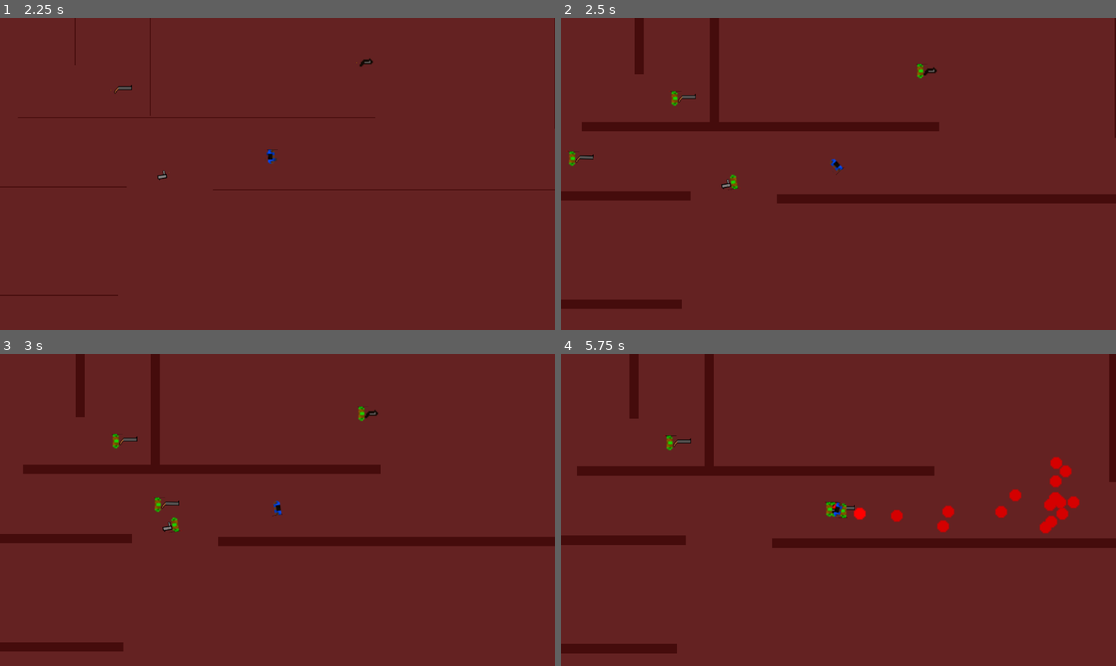
Above: before the commit, frames 1-4 (two rows, left to right).
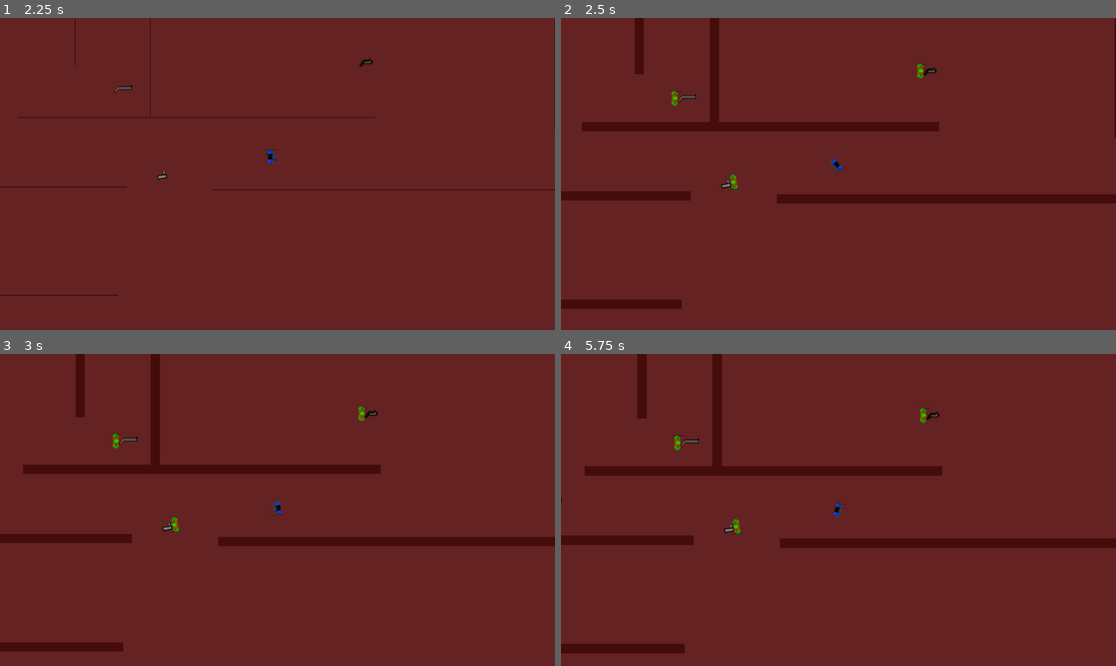
Above: after the commit, the same moments.

Repository: ArthurPesi/fundjogos
Game: Godot game, scene res://control.tscn
The game is run twice, just before and just after one commit, with the same random seed, the same clock (stepped at 60 frames per second) and the same inputs. Sound files missing from this copy of the repository are replaced by a short silence.
Inputs (mouse positions are in pixels of both pictures, inside the frame that each line leads up to):
- Up to frame 1 (2.25 s): click "Play" at 0.5 s; tap Enter at 1.25 s; move the mouse to (399, 158) at 1.27 s; tap Space (join_keyboard) at 1.35 s; click "ready" at 2 s
- Up to frame 2 (2.5 s): no input
- Up to frame 3 (3 s): move the mouse to (166, 525) at 2.77 s; tap Space (join_keyboard) at 2.85 s
- Up to frame 4 (5.75 s): move the mouse to (894, 441) at 3.52 s; tap Space (join_keyboard) at 3.6, 4.35, 5.1 s; move the mouse to (810, 572) at 4.27 s; move the mouse to (1005, 556) at 5.02 s

Frame 1 is identical in both runs. In frame 2, less than 0.1% of the frame differs, in the area x 1-6%, y 42-48%; in frame 3, less than 0.1%; in frame 4, 3.8%, in the area x 0-100%, y 0-96%.

Commit message:
smoothed split camera position

Diff:
--- a/enemies/enemy_parent.gd
+++ b/enemies/enemy_parent.gd
@@ -80,7 +80,7 @@
 			enter_aggro(player)
 
 func enter_aggro(aggro_target):
-	curr_state = constants.enemy_states.AGGRO
+	#curr_state = constants.enemy_states.AGGRO
 	target = aggro_target
 	vision_area.queue_free()
 	add_to_group("trigger_aggro")
--- a/levels/camera_1.gd
+++ b/levels/camera_1.gd
@@ -9,4 +9,4 @@
 	player_2 = world.players[1]
 
 func _process(delta: float) -> void:
-	position = lerp(player_1.position, player_2.position, -0.3)
+	position = player_1.position
--- a/levels/camera_2.gd
+++ b/levels/camera_2.gd
@@ -9,4 +9,4 @@
 	player_2 = world.players[1]
 
 func _process(delta: float) -> void:
-	position = lerp(player_2.position, player_1.position, -0.3)
+	position = player_2.position
--- a/levels/camera_main_multi.gd
+++ b/levels/camera_main_multi.gd
@@ -3,7 +3,7 @@
 @onready var player_2: CharacterBody2D = $"../Player2"
 @onready var world = $"../../.."
 var delta_pos: Vector2
-const MAX_DISTANCE := Vector2(250,100)
+const MAX_DISTANCE := Vector2(576,324)
 
 func _process(delta):
 	position = lerp(player_1.position, player_2.position, 0.5)
@@ -11,6 +11,6 @@
 	if (delta_pos.x > MAX_DISTANCE.x or delta_pos.y > MAX_DISTANCE.y) and world.get_active_camera() == constants.cameras.MAIN:
 		world.switch_to_split_multiplayer_cameras()
 		print("out of reach")
-	elif delta_pos.x < MAX_DISTANCE.x and delta_pos.y < MAX_DISTANCE.y and world.get_active_camera() == constants.cameras.SPLIT:
-		world.switch_to_main_multiplayer_camera()
-		print("within bounds")
+	#elif delta_pos.x < MAX_DISTANCE.x and delta_pos.y < MAX_DISTANCE.y and world.get_active_camera() == constants.cameras.SPLIT:
+		#world.switch_to_main_multiplayer_camera()
+		#print("within bounds")
--- a/levels/lvl_m_0.tscn
+++ b/levels/lvl_m_0.tscn
@@ -24,7 +24,6 @@
 render_target_update_mode = 4
 
 [node name="Camera2D" type="Camera2D" parent="MainViewport"]
-zoom = Vector2(3, 3)
 position_smoothing_enabled = true
 position_smoothing_speed = 3.0
 script = ExtResource("1_6g17r")
--- a/levels/multiplayer_cameras_container.gd
+++ b/levels/multiplayer_cameras_container.gd
@@ -1,19 +1,69 @@
 extends HBoxContainer
 @onready var camera_1: Camera2D = $SubViewportContainer1/SubViewport1/Camera1
 @onready var camera_2: Camera2D = $SubViewportContainer2/SubViewport2/Camera2
+@onready var sub_viewport_1: SubViewport = $SubViewportContainer1/SubViewport1
 
 @onready var world = get_parent()
 var player_1: CharacterBody2D
 var player_2: CharacterBody2D
+var viewport_width
+var window_half_size
+const PIOVERFOUR = PI / 4
+const THREEPIOVERFOUR = 3 * PIOVERFOUR
+const PIOVERTWO = PIOVERFOUR * 2
+const MIN_DISTANCE := Vector2(576,324)
+const MAX_DISTANCE := Vector2(776,424)
+const INTERVAL := MAX_DISTANCE - MIN_DISTANCE
 
 func _ready() -> void:
+	world.switch_to_split_multiplayer_cameras()
 	player_1 = world.players[0]
 	player_2 = world.players[1]
-	rotation = 1
+	pivot_offset = size / 2
+	window_half_size = Vector2(DisplayServer.window_get_size() / 2)
+	position = window_half_size - pivot_offset
+	viewport_width = sub_viewport_1.size.x
+
+func get_true_width(angle):
+	if angle < 0:
+		angle += PI * 2
+	var width_angle = lerp(window_half_size.x, window_half_size.y, sin(angle))
+	if angle >= 0 and angle < PIOVERFOUR:
+		return width_angle / cos(angle)
+	elif angle < PIOVERTWO:
+		return width_angle / cos(PIOVERTWO - angle)
+	elif angle < THREEPIOVERFOUR:
+		return width_angle / cos(angle - PIOVERTWO)
+	elif angle < PI:
+		return width_angle / cos(PI - angle)
+	return get_true_width(angle - PI)
 
 func _process(delta: float) -> void:
-	var diff = player_1.position - player_2.position
-	var angle = atan2(-diff.y, -diff.x)
+	var diff =  player_2.position - player_1.position
+	var angle = diff.angle()
 	rotation = angle
 	camera_1.global_rotation = angle
 	camera_2.global_rotation = angle
+	var p2_ang = diff.normalized()
+	var midpoint = lerp(player_1.position, player_2.position, 0.5)
+	#if abs(diff.x) <= MIN_DISTANCE.x and abs(diff.y) <= MIN_DISTANCE.y:
+		#camera_2.position = midpoint + (p2_ang * (viewport_width/2))
+		#camera_1.position = midpoint - (p2_ang * (viewport_width/2))
+	#elif abs(diff.x) < MAX_DISTANCE.x or abs(diff.y) < MAX_DISTANCE.y:
+	var initial_pos_1 = midpoint - (p2_ang * (viewport_width/2))
+	var initial_pos_2 = midpoint + (p2_ang * (viewport_width/2))
+
+	var true_offset = (viewport_width - get_true_width(angle)) / 2
+	var final_pos_2 = player_2.position + (p2_ang * true_offset)
+	var final_pos_1 = player_1.position - (p2_ang * true_offset)
+
+	var percentage_x = clamp(remap(abs(diff.x), MIN_DISTANCE.x, MAX_DISTANCE.x, 0, 1), 0, 1)
+	var percentage_y = clamp(remap(abs(diff.y), MIN_DISTANCE.y, MAX_DISTANCE.y, 0, 1), 0, 1)
+	camera_1.position.x = lerp(initial_pos_1.x, final_pos_1.x, percentage_x)
+	camera_1.position.y = lerp(initial_pos_1.y, final_pos_1.y, percentage_y)
+	camera_2.position.x = lerp(initial_pos_2.x, final_pos_2.x, percentage_x)
+	camera_2.position.y = lerp(initial_pos_2.y, final_pos_2.y, percentage_y)
+	#else:
+		#var true_offset = (viewport_width - get_true_width(angle)) / 2
+		#camera_2.position = player_2.position + (p2_ang * true_offset)
+		#camera_1.position = player_1.position - (p2_ang * true_offset)
--- a/levels/multiplayer_cameras_container.tscn
+++ b/levels/multiplayer_cameras_container.tscn
@@ -1,23 +1,11 @@
-[gd_scene load_steps=5 format=3 uid="uid://nj8vtutkxuk8"]
+[gd_scene load_steps=3 format=3 uid="uid://nj8vtutkxuk8"]
 
 [ext_resource type="Script" uid="uid://bnwpa38icde6k" path="res://levels/sub_viewport.gd" id="1_k2ulj"]
 [ext_resource type="Script" uid="uid://cb1n7ko3aela" path="res://levels/multiplayer_cameras_container.gd" id="1_uvmpg"]
-[ext_resource type="Script" uid="uid://bqtx2tpy683sv" path="res://levels/camera_1.gd" id="3_us4by"]
-[ext_resource type="Script" uid="uid://dd7oscwpmul2e" path="res://levels/camera_2.gd" id="4_rci7l"]
 
 [node name="MultiplayerCamerasContainer" type="HBoxContainer"]
-anchors_preset = 8
-anchor_left = 0.5
-anchor_top = 0.5
-anchor_right = 0.5
-anchor_bottom = 0.5
-offset_left = -576.0
-offset_top = -324.0
-offset_right = 1732.0
-offset_bottom = 828.0
-grow_horizontal = 2
-grow_vertical = 2
-pivot_offset = Vector2(1152, 576)
+offset_right = 1376.0
+offset_bottom = 774.0
 theme_override_constants/separation = 0
 script = ExtResource("1_uvmpg")
 
@@ -27,14 +15,12 @@
 [node name="SubViewport1" type="SubViewport" parent="SubViewportContainer1"]
 disable_3d = true
 handle_input_locally = false
-size = Vector2i(1152, 1152)
+size = Vector2i(688, 1376)
 render_target_update_mode = 4
 script = ExtResource("1_k2ulj")
 
 [node name="Camera1" type="Camera2D" parent="SubViewportContainer1/SubViewport1"]
 ignore_rotation = false
-zoom = Vector2(3, 3)
-script = ExtResource("3_us4by")
 
 [node name="SubViewportContainer2" type="SubViewportContainer" parent="."]
 layout_mode = 2
@@ -42,11 +28,9 @@
 [node name="SubViewport2" type="SubViewport" parent="SubViewportContainer2"]
 disable_3d = true
 handle_input_locally = false
-size = Vector2i(1152, 1152)
+size = Vector2i(688, 1376)
 render_target_update_mode = 4
 script = ExtResource("1_k2ulj")
 
 [node name="Camera2" type="Camera2D" parent="SubViewportContainer2/SubViewport2"]
 ignore_rotation = false
-zoom = Vector2(3, 3)
-script = ExtResource("4_rci7l")
